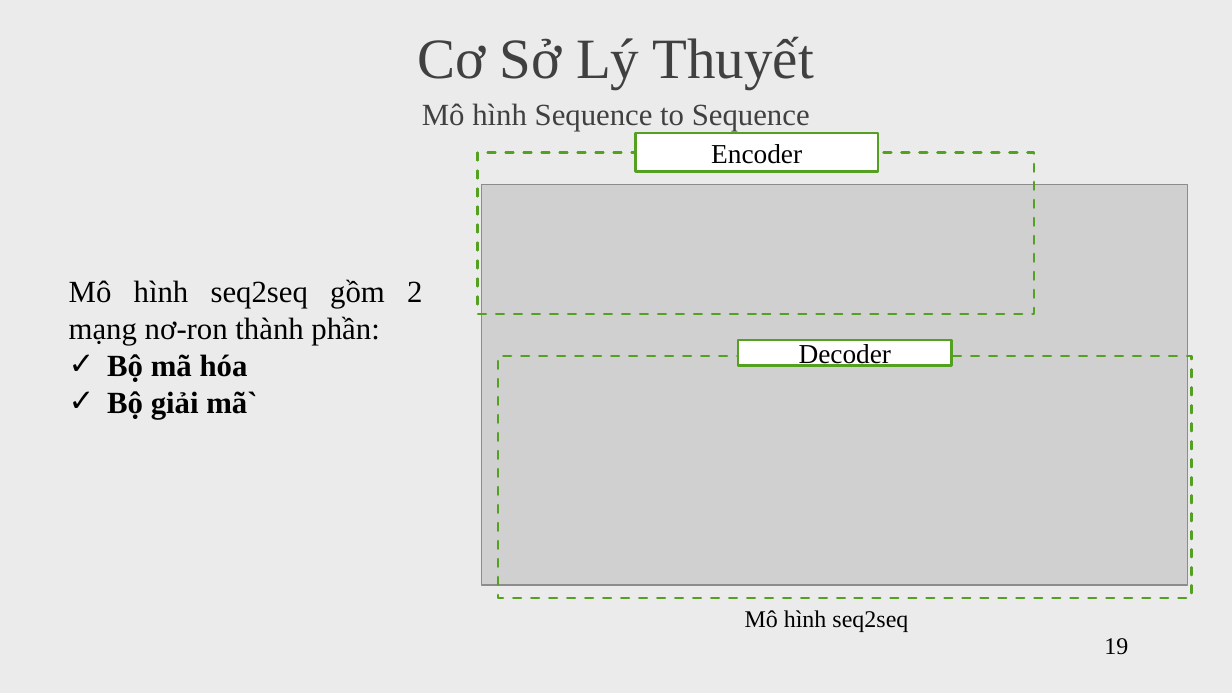
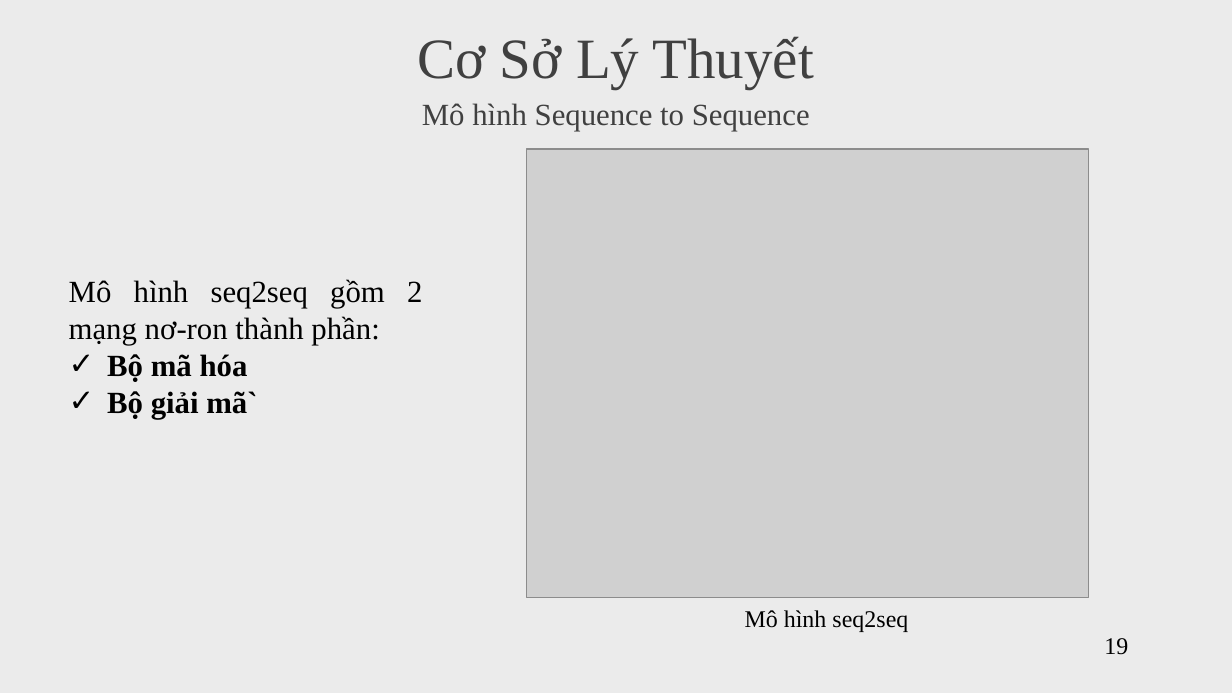
Before and after one commit to vanvibig/BaoCaoLuanVan, a slide deck: slide 19 of BaoCaoLuanVan_NguyenVanVi.pptx. Drawn at 1232x693 pixels with LibreOffice and Linux fonts; fonts in the diff are those of the drawing; grey boxes stand for pictures. Boxes give left, top, right and bottom in pixels: in the first picture for what was removed or moved away, otherwise in the second. Text is boxed around its words. In the diff, an @@ line names an element or a change of style, - is before the commit and + after.

```diff
--- a/BaoCaoLuanVan_NguyenVanVi.pptx
+++ b/BaoCaoLuanVan_NguyenVanVi.pptx
@@ picture: place and size @@
-picture at (482, 185, 1188, 585)
+picture at (526, 149, 1088, 598)
@@ rectangle removed at (636, 133, 878, 171) @@
-Encoder
@@ rectangle removed at (478, 153, 1035, 314) @@
@@ rectangle removed at (498, 356, 1191, 598) @@
@@ rectangle removed at (738, 340, 951, 366) @@
-Decoder
```
Also in this commit, not shown: 15 other slides changed, 1 other file.
